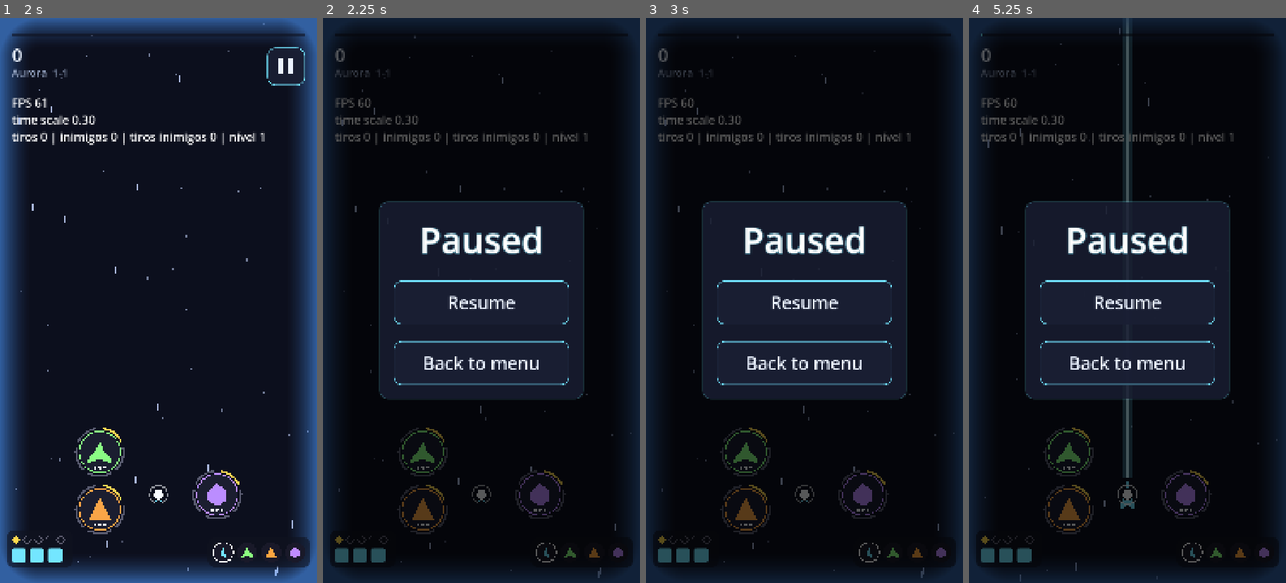
Above: before the commit, frames 1-4 (left to right).
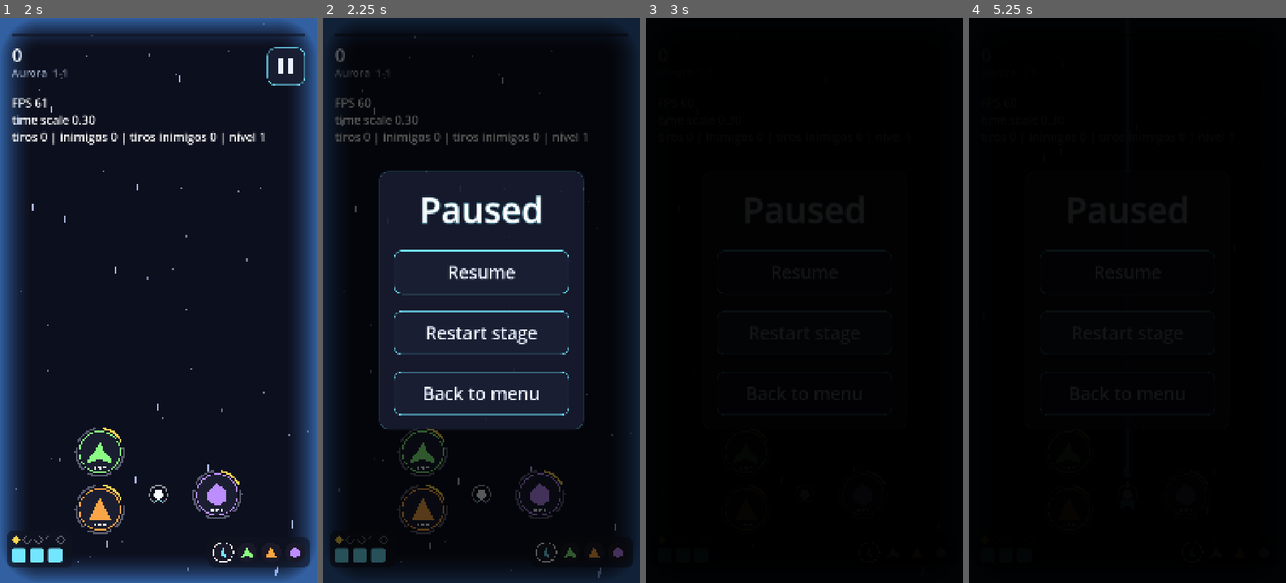
Above: after the commit, the same moments.

Repository: GDPonsoni/Nucleon-Squad-3D
Game: Godot game, scene res://scenes/menu.tscn
The game is run twice, just before and just after one commit, with the same random seed, the same clock (stepped at 60 frames per second) and the same inputs.
Inputs (mouse positions are in pixels of both pictures, inside the frame that each line leads up to):
- Up to frame 1 (2 s): click "Play" at 0.5 s; click (72, 187) at 1.25 s
- Up to frame 2 (2.25 s): click (608, 68) at 2 s
- Up to frame 3 (3 s): click (804, 334) at 2.75 s, where only the run after the commit has a clickable "Restart stage"
- Up to frame 4 (5.25 s): click (1127, 300) at 3.5 s, where only the run before the commit has a clickable "Resume"; click (1254, 68) at 4.25 s; click (1127, 334) at 5 s, where only the run after the commit has a clickable "Restart stage"

Frame 1 is identical in both runs. In frame 2, 12% of the frame differs, in the area x 17-83%, y 27-73%; in frame 3, 39%; in frame 4, 41%, in the area x 0-100%, y 0-100%.

Commit message:
feat(ui): adiciona botão de recomeçar a fase no menu de pausa
Fica entre Continuar e Voltar ao menu; reinicia a fase atual do zero
(pontos, hits, níveis e tempo) com a transição de fade.

Co-Authored-By: Claude Opus 5.5 <noreply@anthropic.com>

Diff:
--- a/data/i18n/strings.csv
+++ b/data/i18n/strings.csv
@@ -25,3 +25,4 @@
 BOSS_2_NAME,Forge,Forja
 BOSS_3_NAME,Umbra,Umbra
 PLANET_3_NAME,Abyss,Abismo
+PAUSE_RESTART,Restart stage,Recomeçar fase
--- a/scripts/ui/pause_menu.gd
+++ b/scripts/ui/pause_menu.gd
@@ -1,6 +1,6 @@
 class_name PauseMenu
 extends CanvasLayer
-## Botão de pausa sempre visível e menu de pausa (continuar / voltar ao menu).
+## Botão de pausa sempre visível e menu de pausa (continuar / recomeçar a fase / voltar ao menu).
 
 var _pause_button: Button
 var _overlay: ColorRect
@@ -35,6 +35,10 @@
 	var resume_button := UiFactory.make_button("PAUSE_RESUME")
 	resume_button.pressed.connect(close)
 	column.add_child(resume_button)
+
+	var restart_button := UiFactory.make_button("PAUSE_RESTART")
+	restart_button.pressed.connect(_restart_stage)
+	column.add_child(restart_button)
 
 	var exit_button := UiFactory.make_button("PAUSE_EXIT_TO_MENU")
 	exit_button.pressed.connect(_exit_to_menu)
@@ -90,5 +94,10 @@
 		get_viewport().set_input_as_handled()
 
 
+## Recomeça a fase atual do zero (a fase escolhida continua em Session).
+func _restart_stage() -> void:
+	SceneTransition.go_to(ScenePaths.GAME)
+
+
 func _exit_to_menu() -> void:
 	SceneTransition.go_to(ScenePaths.MENU)
Not shown, changed: docs/MARCO0_TESTE.md
